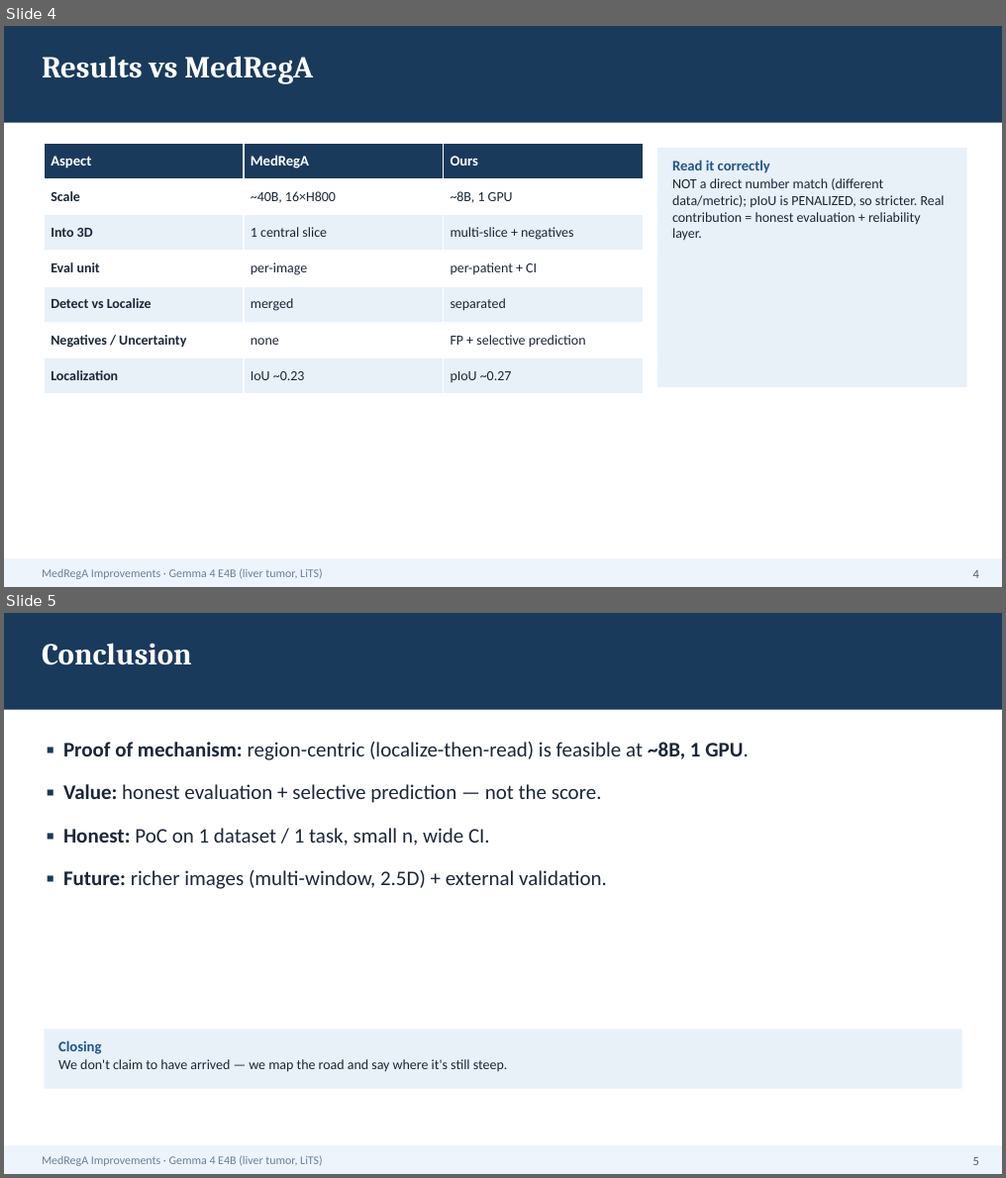
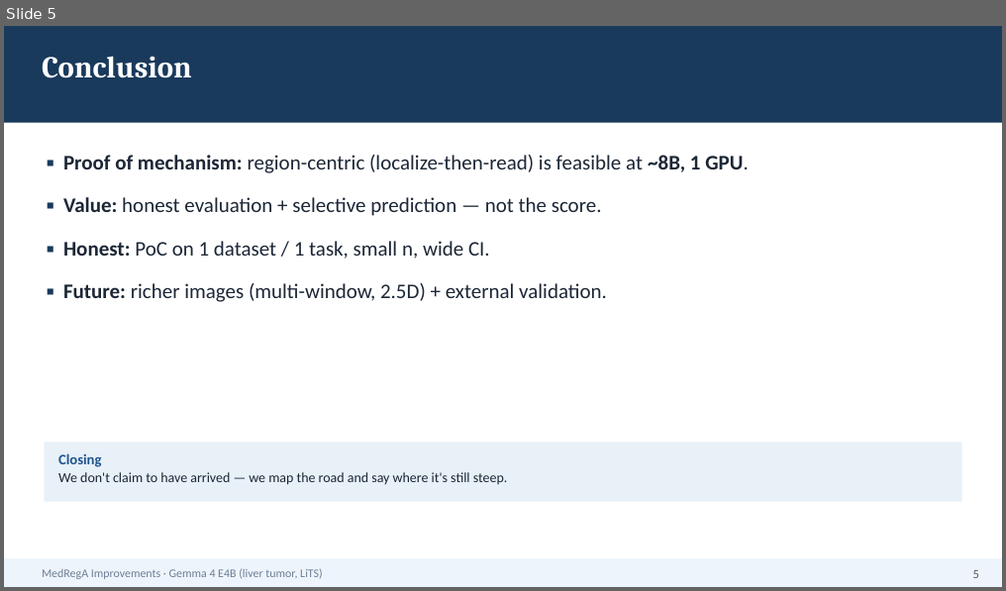
Before and after one commit to HatDuaa/medrega-liver-seminar, a slide deck: seminar/cai_tien/slides_5min_EN.pptx. Shown one above the other, each under a label of ours: slides 4 and 5 before the commit, slide 5 after it. The pictures are 1006x1178 and 1006x591 pixels, drawn with LibreOffice and Linux fonts; fonts in the diff are those of the drawing. Boxes give left, top, right and bottom in pixels: in the first picture for what was removed or moved away, otherwise in the second. Text is boxed around its words. In the diff, an @@ line names an element or a change of style, - is before the commit and + after.

```diff
--- a/seminar/cai_tien/slides_5min_EN.pptx
+++ b/seminar/cai_tien/slides_5min_EN.pptx
@@ slide 4 removed at (x1=4, y1=26, x2=1002, y2=587), background #FFFFFF @@
@@ rectangle removed at (x1=4, y1=26, x2=1002, y2=123) @@
@@ text removed at (x1=42, y1=56, x2=313, y2=84) @@
-Results vs MedRegA
@@ table removed at (x1=44, y1=143, x2=643, y2=394), 7 rows, 3 columns @@
-Aspect | MedRegA | Ours
-Scale | ~40B, 16×H800 | ~8B, 1 GPU
-Into 3D | 1 central slice | multi-slice + negatives
-Eval unit | per-image | per-patient + CI
-Detect vs Localize | merged | separated
-Negatives / Uncertainty | none | FP + selective prediction
-Localization | IoU ~0.23 | pIoU ~0.27
@@ rectangle removed at (x1=657, y1=148, x2=967, y2=387) @@
@@ text removed at (x1=672, y1=160, x2=944, y2=241) @@
-Read it correctly
-NOT a direct number match (different data/metric); pIoU is PENALIZED, so stricter. Real contribution = honest evaluation + reliability layer.
@@ rectangle removed at (x1=4, y1=559, x2=1002, y2=587) @@
@@ text removed at (x1=42, y1=569, x2=323, y2=579) @@
-MedRegA Improvements · Gemma 4 E4B (liver tumor, LiTS)
@@ text removed at (x1=973, y1=570, x2=979, y2=578) @@
-4
```
Also in this commit, not shown: 1 slide changed, 1 slide added, 2 other files.
